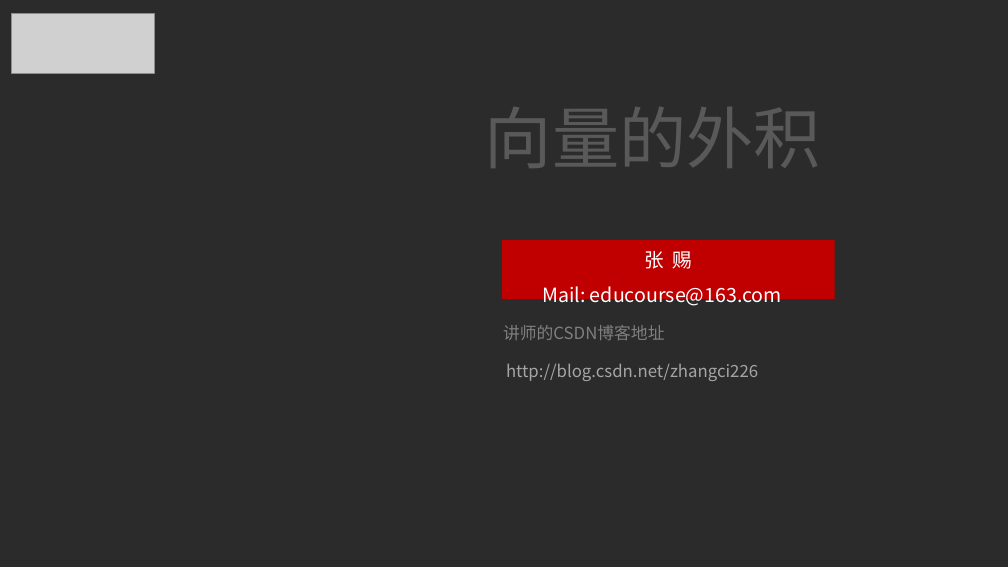
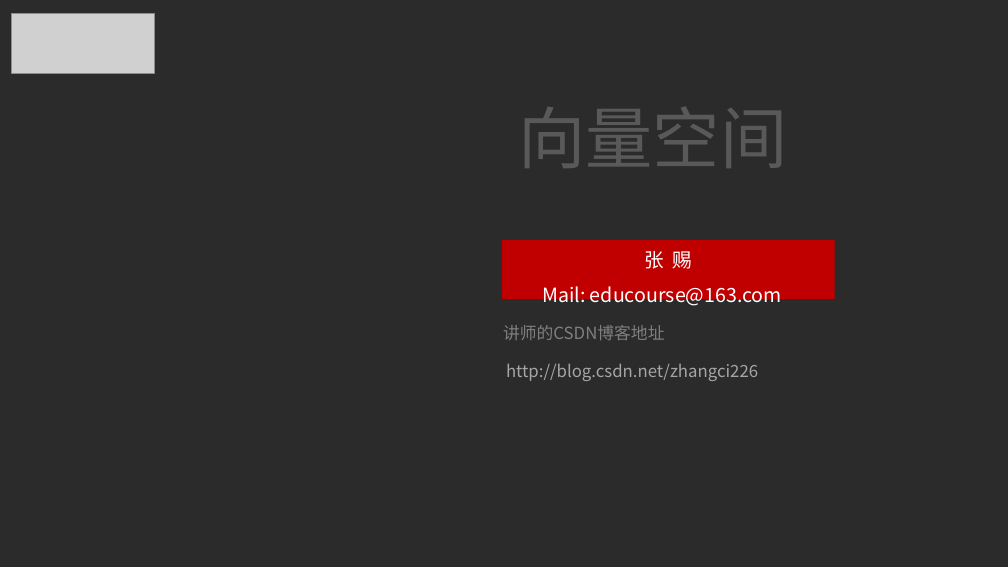
Before and after one commit to 0000duck/ComputerGraphicsBasics, a slide deck: slide 1 of PPT/07_向量空间.pptx. Drawn at 1008x567 pixels with LibreOffice and Linux fonts; fonts in the diff are those of the drawing; grey boxes stand for pictures; background and template pictures are left out; a plain dark background stands for a picture behind light text. Boxes give left, top, right and bottom in pixels: in the first picture for what was removed or moved away, otherwise in the second. Text is boxed around its words. In the diff, an @@ line names an element or a change of style, - is before the commit and + after.

```diff
--- a/PPT/07_向量空间.pptx
+++ b/PPT/07_向量空间.pptx
@@ text at (x1=519, y1=107, x2=788, y2=168): text changed @@
-向量的外积
+向量空间
```
Also in this commit, not shown: 4 other slides changed, 13 slides added, 19 slides removed, 2 other files.
